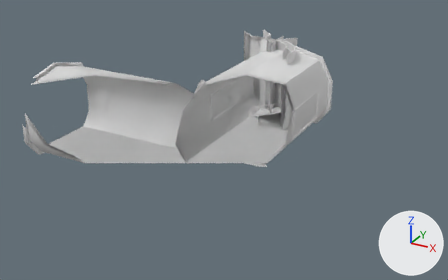
Before and after pictures for a commit that changed the FBX model Assets/_THALASSO/Art/Meshes/Environment/SM_EnvironmentModularAssets.fbx.
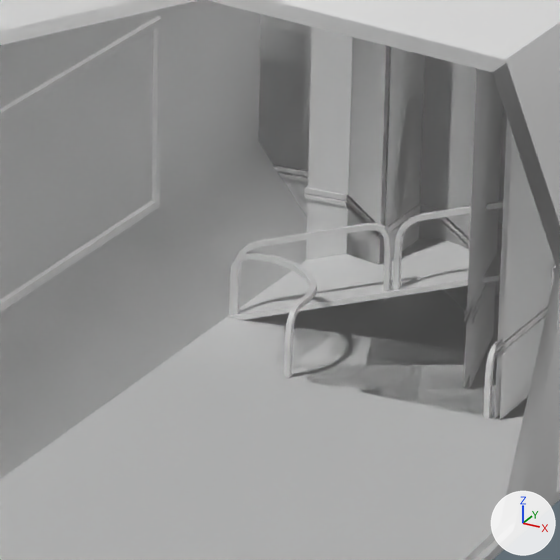
Each version appears first whole from a 50 mm camera at (17.33, -37.05, 15.41) aimed at (0.97, -7.3, 0.54), and next in a close-up on the part from 49% to 65% of the width and 27% to 53% of the height. The axes (+X, +Y, +Z) are drawn at lower right. The lights are the same throughout. Everything nearer to the camera than a plane just in front of the edit is cut away. Where no turn or scale is listed for an object, it has been applied to the vertices.

Names of what the first close-up shows: 'CeilingCornerRound', 'Column', 'Hallway', 'HallwayCornerRight', 'HallwayT', 'HallwayTWindow', 'HallwayWindow', 'InnerWallRound', 'OuterWall225Right', 'OuterWallCornerRound', 'Ramp', 'RampMiddle'.
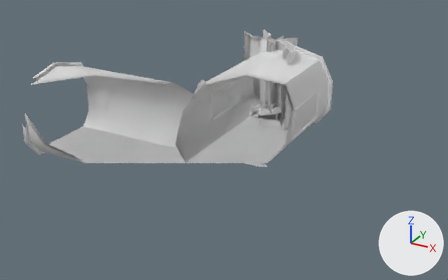
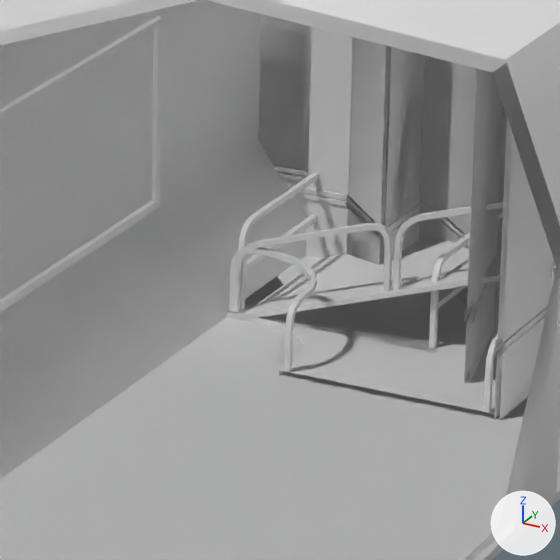
Pixel boxes (x1, y1, x2, y2) of what changed, in the close-ups (560 x 560 px):
'RampMiddle', mesh moved: before (229, 252, 499, 419); after (227, 227, 502, 419)
'Platform', added: after (227, 173, 503, 353)
'CeilingCornerRound', unchanged, covered by the edit: before (175, 290, 499, 418); after (175, 317, 494, 419)
'FloorCornerRound', unchanged, covered by the edit: before (220, 291, 499, 419); after (220, 332, 494, 419)

The change in detail:
me_mesh_032 has 208 vertices, 192 faces and spans x 0.0..3.0, y -3.0..0.0, z -0.05..0.62.
me_mesh_032 is used by ob_rampmiddle; location (0.0, 0.0, 0.0).
me_mesh_032 part 1: the whole mesh is moved by (0.0, 0.0, 0.05).
Mesh me_mesh_052 is new.
It has 136 vertices, 128 faces and spans x 0.0..2.0, y -2.0..0.0, z 0.0..0.85.
Object 'Platform' (ob_platform) is new; it shows me_mesh_052.
Its location is (0.0, 0.0, 0.0).
